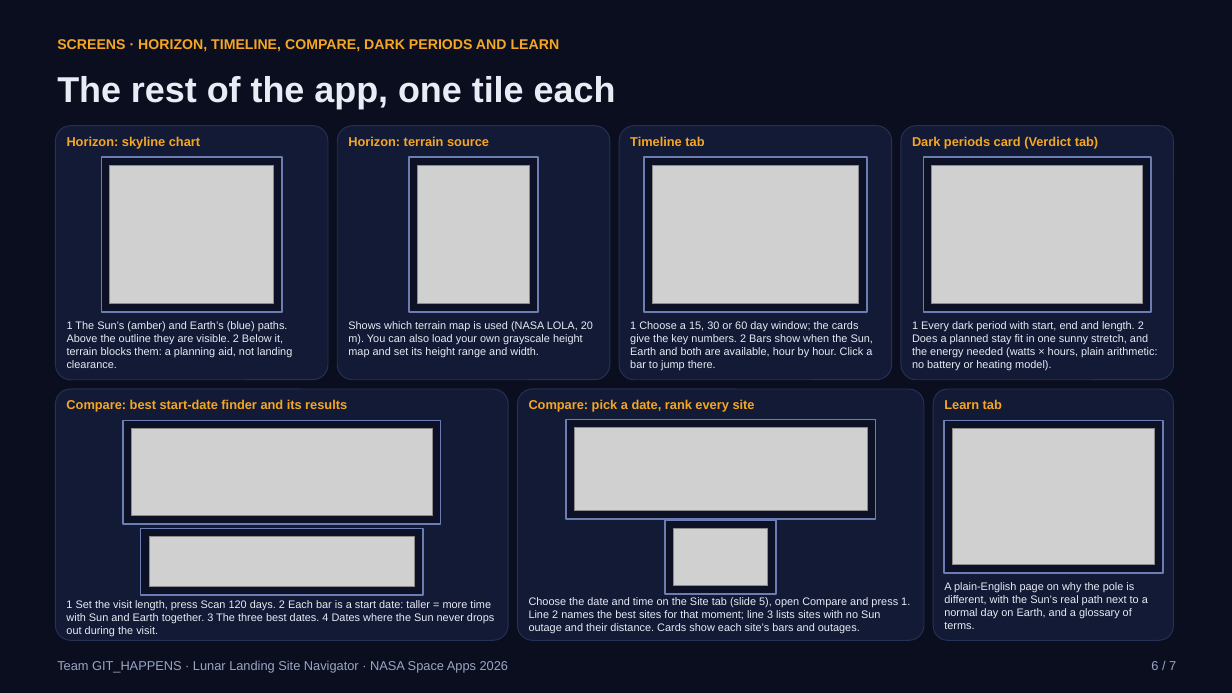
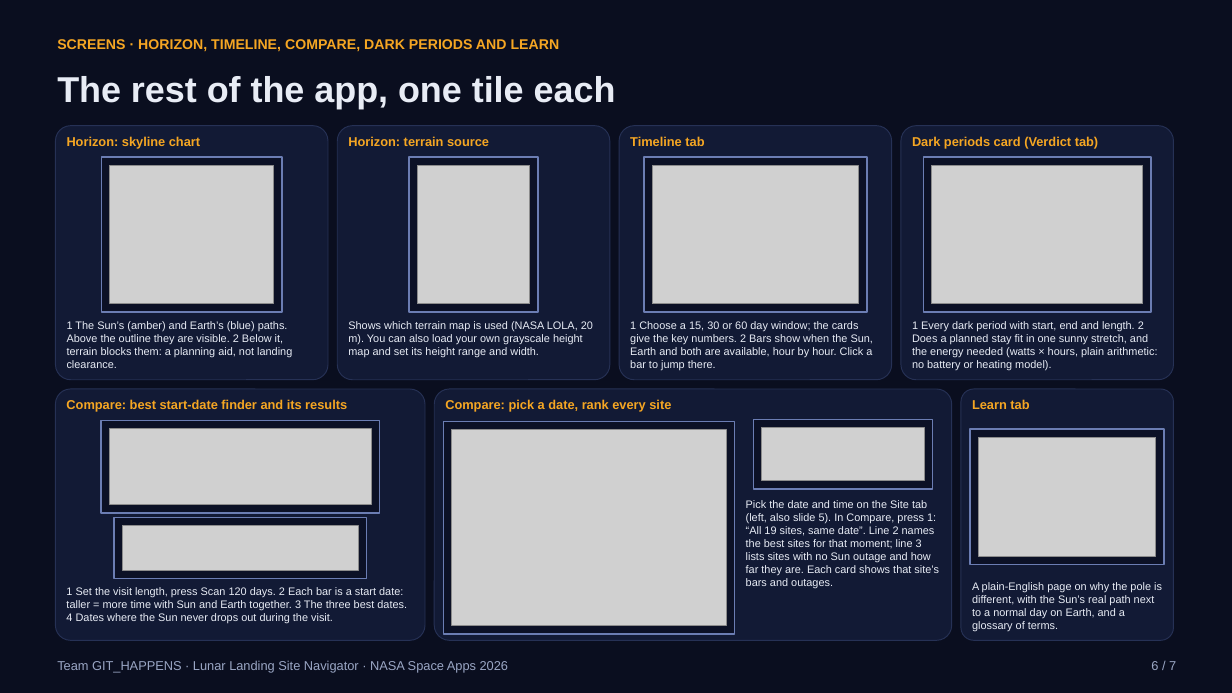
Before and after one commit to Amitrajeetpaul/lunar-landing-site-navigator, a slide deck: slide 6 of docs/GIT_7_SLIDE_PPT.pptx. Drawn at 1232x693 pixels with LibreOffice and Linux fonts; fonts in the diff are those of the drawing; grey boxes stand for pictures. Boxes give left, top, right and bottom in pixels: in the first picture for what was removed or moved away, otherwise in the second. Text is boxed around its words. In the diff, an @@ line names an element or a change of style, - is before the commit and + after.

Commit message:
Demo deck: embed fresh date-picker and scenario-comparison screenshots

```diff
--- a/docs/GIT_7_SLIDE_PPT.pptx
+++ b/docs/GIT_7_SLIDE_PPT.pptx
@@ rounded rectangle: place and size @@
-rounded rectangle at [55,389,508,640]
+rounded rectangle at [55,389,425,640]
@@ rounded rectangle: place and size @@
-rounded rectangle at [518,389,924,640]
+rounded rectangle at [434,389,952,640]
@@ rounded rectangle: place and size @@
-rounded rectangle at [933,389,1174,640]
+rounded rectangle at [961,389,1174,640]
@@ text "Compare: pick a date, rank ...": place and size @@
-text "Compare: pick a date, rank ..." at [529,399,755,412]
+text "Compare: pick a date, rank ..." at [445,399,671,412]
@@ text "Learn tab": place and size @@
-text "Learn tab" at [944,399,1002,409]
+text "Learn tab" at [972,399,1029,409]
@@ rectangle: place and size @@
-rectangle at [123,421,440,524]
+rectangle at [101,421,380,513]
@@ picture: place and size @@
-picture at [131,429,432,516]
+picture at [109,429,372,505]
@@ rectangle: place and size @@
-rectangle at [567,420,876,519]
+rectangle at [444,421,735,634]
@@ picture added at [452,430,726,626] @@
@@ picture removed at [575,428,868,511] @@
@@ rectangle: place and size @@
-rectangle at [665,520,776,594]
+rectangle at [754,420,933,489]
@@ picture added at [762,428,925,481] @@
@@ rectangle: place and size @@
-rectangle at [944,421,1163,573]
+rectangle at [970,429,1165,565]
@@ picture: place and size @@
-picture at [952,429,1154,565]
+picture at [979,437,1156,556]
@@ text at [746,500,939,589]: text changed @@
-Choose the date and time on the Site tab (slide 5), open Compare and press 1. Line 2 names the best sites for that moment; line 3 lists sites with no Sun outage and their distance. Cards show each site’s bars and outages.
+Pick the date and time on the Site tab (left, also slide 5). In Compare, press 1: “All 19 sites, same date”. Line 2 names the best sites for that moment; line 3 lists sites with no Sun outage and how far they are. Each card shows that site’s bars and outages.
@@ rectangle: place and size @@
-rectangle at [140,529,422,595]
+rectangle at [114,518,367,579]
@@ picture: place and size @@
-picture at [149,537,414,587]
+picture at [122,526,359,570]
@@ picture removed at [674,529,768,586] @@
@@ text "1 Set the visit length, ..." rewrapped from [66,600,494,637] to [66,587,407,624] @@
@@ text "A plain-English page on why ..." rewrapped from [944,582,1148,629] to [972,582,1162,632] @@
```
Also in this commit, not shown: 1 other slide changed, 1 other file.
